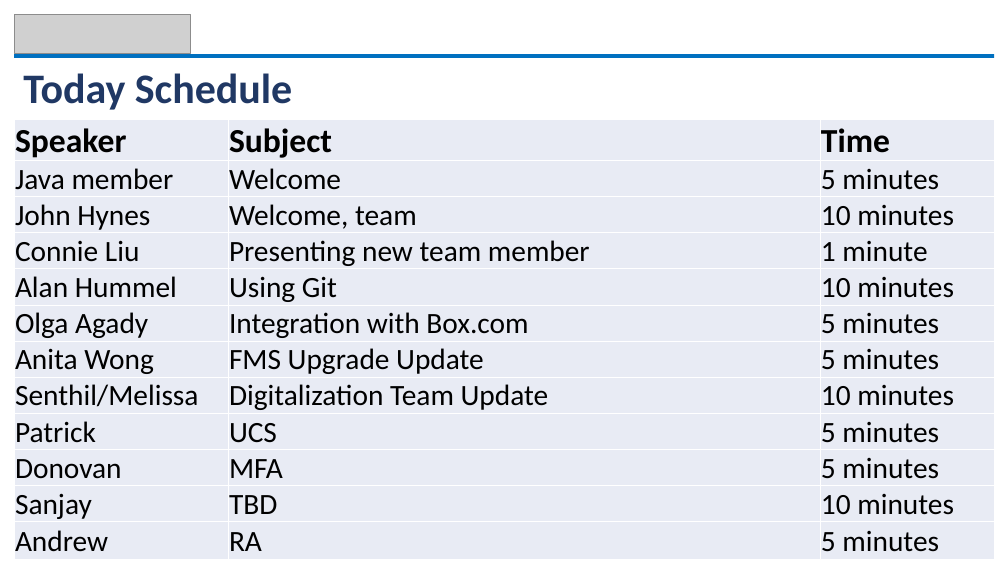
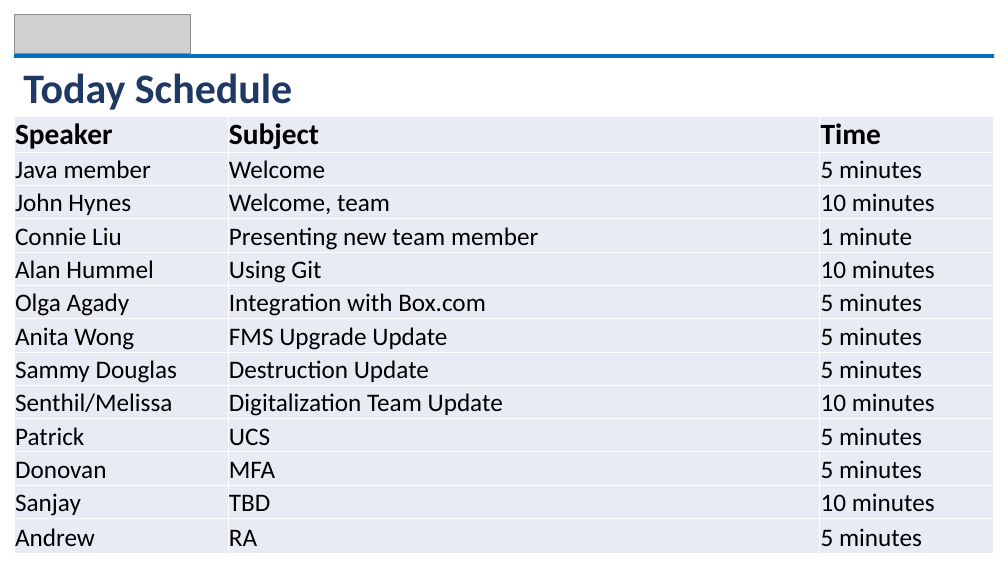
Before and after one commit to alanhummel/ISTeamUpdate, a slide deck: slide 2 of IS Team Updates - November 22.pptx. Drawn at 1008x567 pixels with LibreOffice and Linux fonts; fonts in the diff are those of the drawing; grey boxes stand for pictures. Boxes give left, top, right and bottom in pixels: in the first picture for what was removed or moved away, otherwise in the second. Text is boxed around its words. In the diff, an @@ line names an element or a change of style, - is before the commit and + after.

Commit message:
Update to the Agenda, including Sammy Douglas.

```diff
--- a/IS Team Updates - November 22.pptx
+++ b/IS Team Updates - November 22.pptx
@@ table at [14, 116, 994, 554] @@
+row 8: Sammy Douglas | Destruction Update | 5 minutes
```
Also in this commit, not shown: 2 other files.
